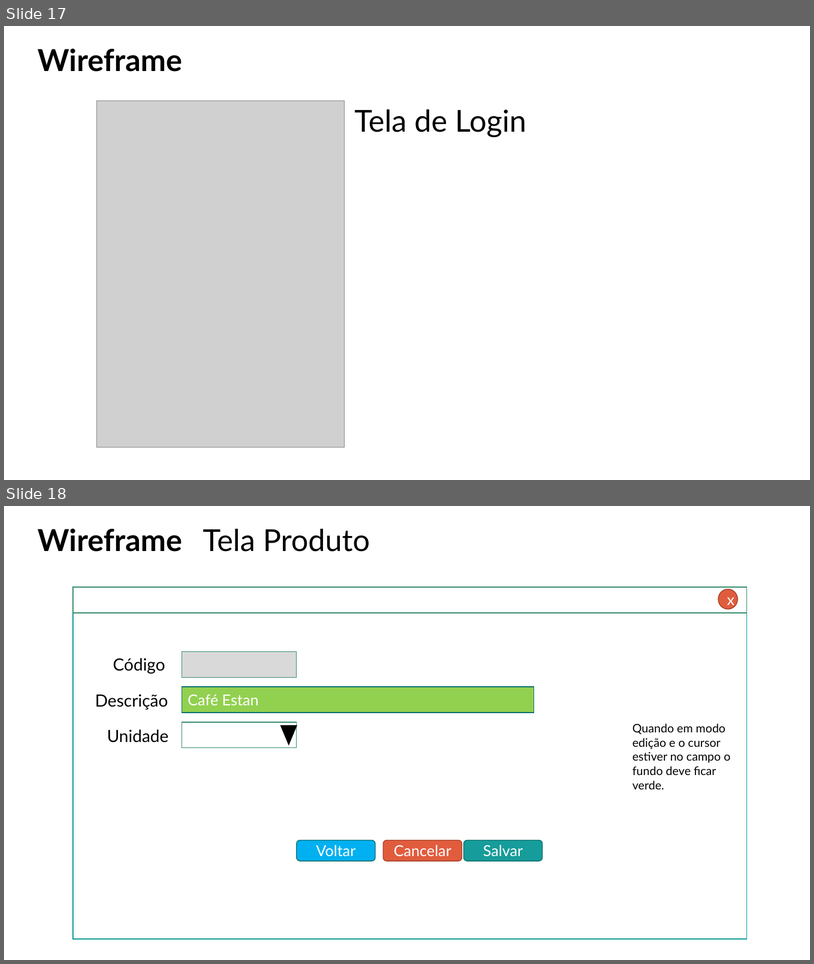
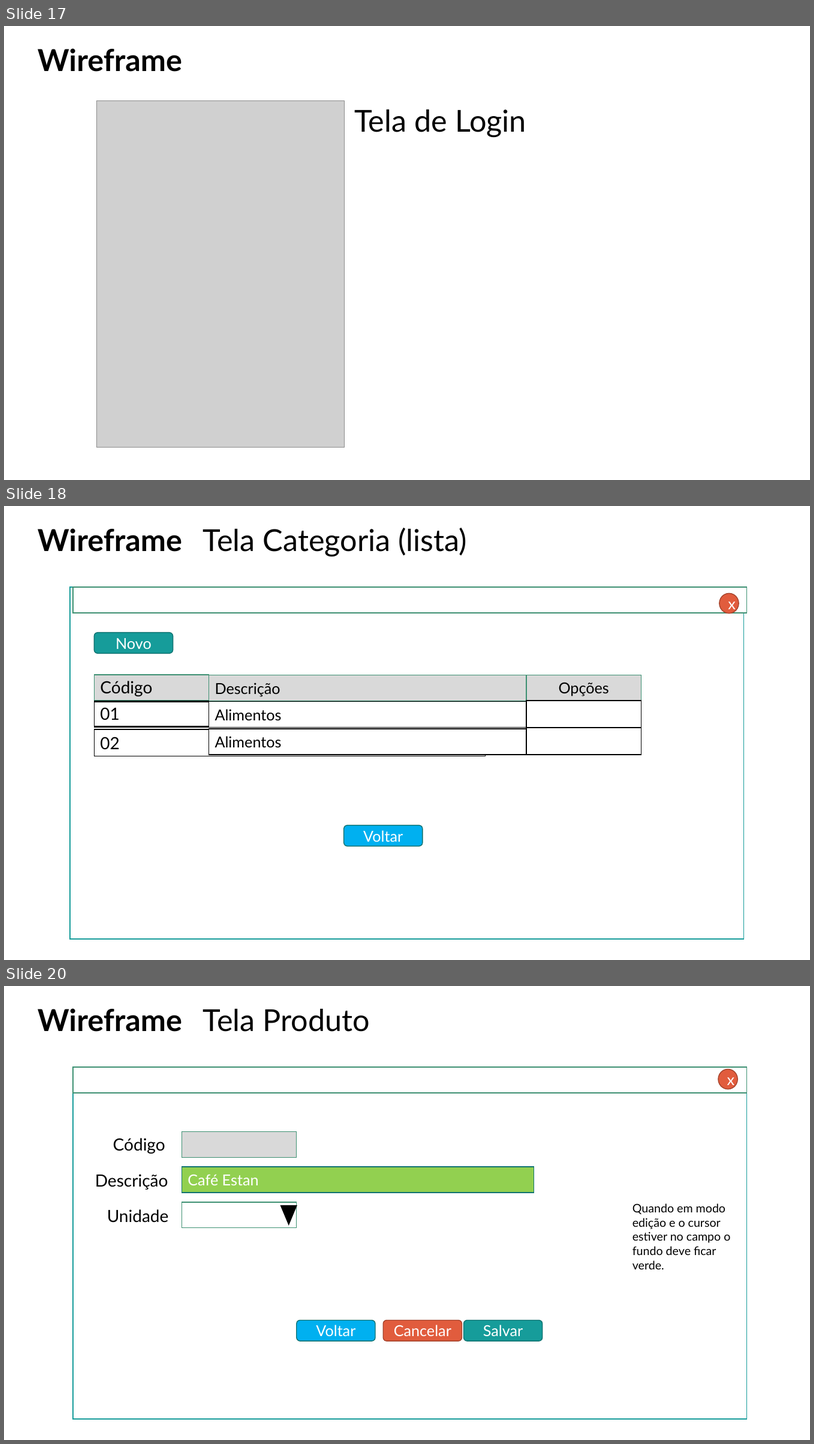
Before and after one commit to soolth/alomoxarifadoafrodite, a slide deck: Documentacao/ModelagemSistema_TemplateInicial.pptx. Shown one above the other, each under a label of ours: slides 17 and 18 before the commit, slides 17, 18 and 20 after it; the slides between them are not shown. The pictures are 814x964 and 814x1444 pixels, drawn with LibreOffice and Linux fonts; fonts in the diff are those of the drawing; grey boxes stand for pictures. Boxes give left, top, right and bottom in pixels: in the first picture for what was removed or moved away, otherwise in the second. Text is boxed around its words. In the diff, an @@ line names an element or a change of style, - is before the commit and + after.

```diff
--- a/Documentacao/ModelagemSistema_TemplateInicial.pptx
+++ b/Documentacao/ModelagemSistema_TemplateInicial.pptx
@@ slide 18 added at bbox=[4, 506, 810, 960], background #FFFFFF @@
@@ text added at bbox=[38, 528, 182, 552], 36 pt, text #000000, bold @@
+Wireframe
@@ title added at bbox=[203, 528, 468, 556], 36 pt, text #000000 @@
+Tela Categoria (lista)
@@ rectangle added at bbox=[70, 587, 744, 939], fill #FFFFFF, outline #169C9A 1 pt @@
@@ rectangle added at bbox=[73, 587, 747, 613], fill #FFFFFF, outline #3D9072 1 pt @@
@@ ellipse added at bbox=[720, 593, 739, 613], fill #E15C3D, outline #A6442D 1 pt, 18 pt, text #FFFFFF @@
+x
@@ rounded rectangle added at bbox=[94, 633, 173, 653], fill #169C9A, outline #107372 1 pt, 18 pt, text #FFFFFF @@
+Novo
@@ rectangle added at bbox=[94, 675, 209, 701], fill #D9D9D9, outline #3D9072 1 pt @@
@@ text added at bbox=[100, 681, 152, 696], 20 pt, text #000000 @@
+Código
@@ rectangle added at bbox=[209, 675, 527, 701], fill #D9D9D9, outline #3D9072 1 pt, 18 pt, text #000000 @@
+Descrição
@@ rectangle added at bbox=[527, 675, 642, 701], fill #D9D9D9, outline #3D9072 1 pt, 18 pt, text #000000 @@
+Opções
@@ rectangle added at bbox=[94, 702, 209, 727], fill #FFFFFF, outline #000000 1 pt @@
@@ rectangle added at bbox=[94, 702, 486, 726], fill #FFFFFF, outline #000000 1 pt, 20 pt, text #000000 @@
+01
@@ rectangle added at bbox=[209, 702, 527, 727], fill #FFFFFF, outline #000000 1 pt, 18 pt, text #000000 @@
+Alimentos
@@ rectangle added at bbox=[527, 701, 642, 727], fill #FFFFFF, outline #000000 1 pt @@
@@ rectangle added at bbox=[94, 729, 486, 756], fill #FFFFFF, outline #000000 1 pt, 20 pt, text #000000 @@
+02
@@ rectangle added at bbox=[209, 729, 527, 754], fill #FFFFFF, outline #000000 1 pt, 18 pt, text #000000 @@
+Alimentos
@@ rectangle added at bbox=[527, 728, 642, 754], fill #FFFFFF, outline #000000 1 pt @@
@@ rounded rectangle added at bbox=[344, 825, 423, 846], fill #00B0F0, outline #107372 1 pt, 18 pt, text #FFFFFF @@
+Voltar
@@ what was slide 18 is now slide 20 @@
```
Also in this commit, not shown: 1 other slide added.
